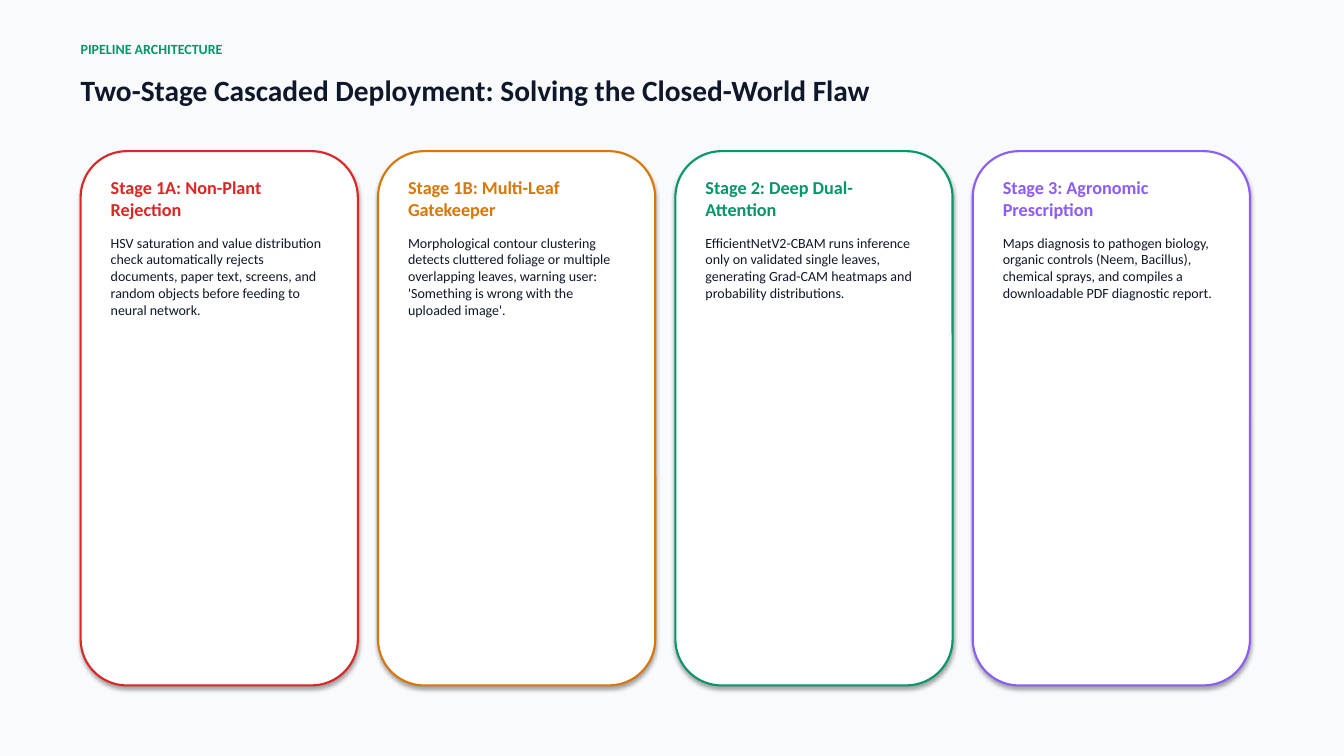
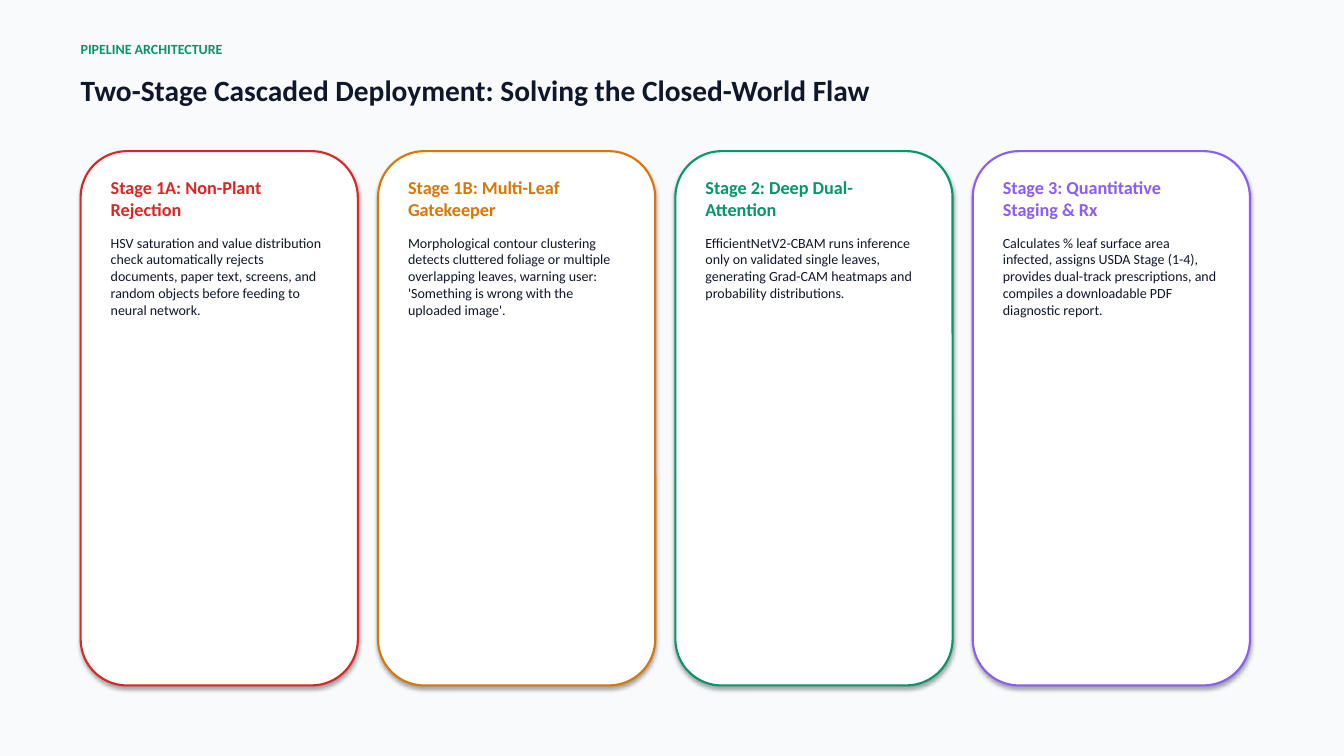
Before and after one commit to mokshit007/DL-crop-disease-detections, a slide deck: slide 13 of CropSense_AI_Official_Presentation.pptx (slide 12 before the commit). Drawn at 1344x756 pixels with LibreOffice and Linux fonts; fonts in the diff are those of the drawing. Boxes give left, top, right and bottom in pixels: in the first picture for what was removed or moved away, otherwise in the second. Text is boxed around its words. In the diff, an @@ line names an element or a change of style, - is before the commit and + after.

Commit message:
Add Quantitative Disease Severity Staging engine, LaTeX equation renderings in presentation, and updated UI/reports

```diff
--- a/CropSense_AI_Official_Presentation.pptx
+++ b/CropSense_AI_Official_Presentation.pptx
@@ text at (1003,181,1216,318): text changed @@
-Stage 3: Agronomic Prescription
-Maps diagnosis to pathogen biology, organic controls (Neem, Bacillus), chemical sprays, and compiles a downloadable PDF diagnostic report.
+Stage 3: Quantitative Staging & Rx
+Calculates % leaf surface area infected, assigns USDA Stage (1-4), provides dual-track prescriptions, and compiles a downloadable PDF diagnostic report.
```
Also in this commit, not shown: 6 other slides changed, 1 slide added, 11 other files.
